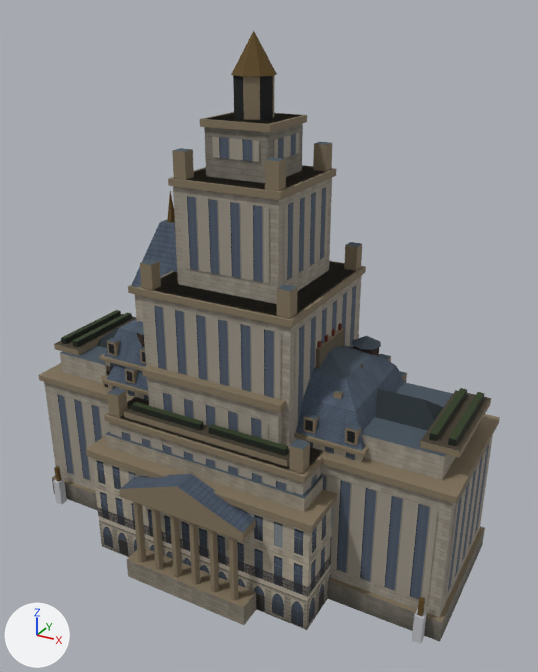
A saved change to the glTF model public/assets/city.glb.
The view is the same before and after, from a 50 mm lens placed at (47.9, -83.3, 73.3), pointed at (2.8, -1.4, 32.4). Arrows for +X, +Y and +Z are at lower left; the lights stay in place. The picture after the commit comes second. Objects named as collision shapes, trigger or cutter boxes, shadow casters or lower levels of detail are left out. Vertices at exactly the same position are counted once.

Names of what the first picture shows: 'belfry_lod0', 'deco_hall_lod0', 'deco_tower_lod0', 'dome_lod0', 'haussmann_step_lod0', 'haussmann_tall_lod0'.
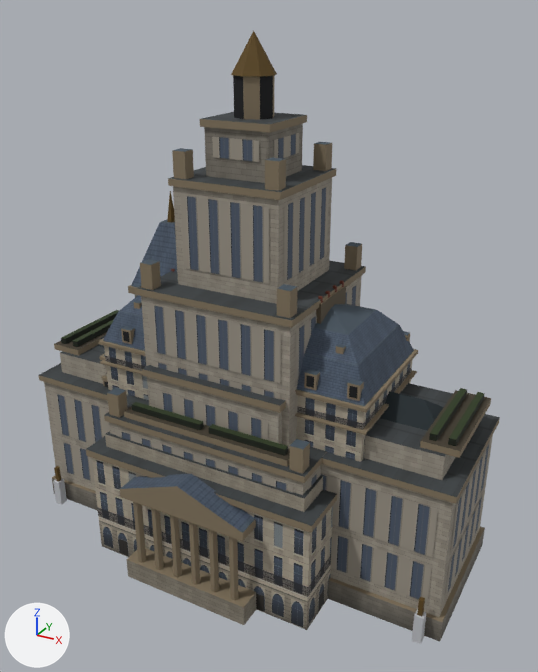
Boxes (x1, y1, x2, y2) around the edits, measured in the pictures (538 x 672 px; the box of a moved part takes in the faces that stretch with it):
'haussmann_tall_lod0', reshaped
    before: (102, 324, 407, 462)
    after: (98, 269, 418, 462)
part 1 of me_haussmann_tall_lod0, moved or reshaped
    before: (102, 376, 369, 457)
    after: (98, 338, 418, 413)
part 2 of me_haussmann_tall_lod0, moved or reshaped (not visible before)
    after: (100, 359, 417, 435)
part 3 of me_haussmann_tall_lod0, moved or reshaped
    before: (107, 345, 406, 451)
    after: (103, 295, 414, 406)
part 4 of me_haussmann_tall_lod0, moved or reshaped (not visible before)
    after: (134, 300, 142, 309)
part 5 of me_haussmann_tall_lod0, moved or reshaped
    before: (334, 389, 344, 399)
    after: (335, 344, 346, 354)
part 6 of me_haussmann_tall_lod0, moved or reshaped
    before: (125, 367, 138, 384)
    after: (121, 326, 135, 344)
part 7 of me_haussmann_tall_lod0, moved or reshaped
    before: (126, 371, 133, 382)
    after: (123, 331, 129, 342)
part 8 of me_haussmann_tall_lod0, deleted (mostly hidden)
    before: (303, 324, 407, 446)
part 9 of me_haussmann_tall_lod0, added
    after: (104, 280, 412, 453)
part 10 of me_haussmann_tall_lod0, surface changed
    both: (108, 385, 364, 462)
part 11 of me_deco_hall_lod0, recoloured
    both: (39, 346, 500, 497)
part 12 of me_deco_tower_lod0, added
    after: (148, 283, 359, 429)
part 13 of me_deco_tower_lod0, recoloured
    both: (105, 112, 366, 477)
'haussmann_step_lod0', unchanged, covered by the edit
    before: (99, 319, 146, 379)
    after: (99, 354, 108, 380)

The change, as a diff of the scene's bpy script:
```diff
--- a/public/assets/city.glb.py
+++ b/public/assets/city.glb.py
@@ me_haussmann_tall_lod0 @@
-me_haussmann_tall_lod0.from_pydata(...)  # 478 vertices, 586 faces; spans x -20.6..20.6, y -9.6..9.6, z 0.0..34.1
+me_haussmann_tall_lod0.from_pydata(...)  # 486 vertices, 602 faces; spans x -20.6..20.6, y -9.6..9.6, z 0.0..40.3
+# me_haussmann_tall_lod0 part 1: the loose piece of 8 vertices spanning x -20.5..20.5, y -9.6..9.6, z 23.1..23.6 is moved by (0.0, 0.0, 6.2)
+# me_haussmann_tall_lod0 part 2: the loose piece of 8 vertices spanning x -20.6..20.6, y -9.6..9.6, z 20.0..20.3 is moved by (0.0, 0.0, 6.2)
+# me_haussmann_tall_lod0 part 3: the loose piece of 14 vertices spanning x -20.1..20.1, y -9.1..9.1, z 23.6..32.0 is moved by (0.0, 0.0, 6.2)
+# me_haussmann_tall_lod0 part 4: the loose piece of 8 vertices spanning x -16.0..-15.0, y -6.6..-5.6, z 28.1..29.4 is moved by (0.0, 0.0, 6.2)
+# me_haussmann_tall_lod0 part 5: the loose piece of 8 vertices spanning x 15.0..16.0, y -6.6..-5.6, z 28.1..29.4 is moved by (0.0, 0.0, 6.2)
+# me_haussmann_tall_lod0 part 6: the loose piece of 8 vertices spanning x -16.5..-14.9, y -9.1..-7.8, z 24.1..26.2 is moved by (0.0, 0.0, 6.2)
+# me_haussmann_tall_lod0 part 7: the loose piece of 4 vertices spanning x -16.2..-15.2, y -9.1, z 24.4..25.9 is moved by (0.0, 0.0, 6.2)
+# me_haussmann_tall_lod0 part 8: 31 loose pieces with 224 vertices, spanning x -11.6..19.4, y -9.1..9.1, z 24.1..34.1, are deleted
+# me_haussmann_tall_lod0 part 9: 192 vertices added at x -20.0..20.0, y -9.1..9.1, z 26.3..40.3
+# me_haussmann_tall_lod0 part 10: 8 kept faces spanning x -20.0..20.0, y -9.0..9.0, z 20.1..23.2 get new texture (UV) coordinates
+# other edits to the shape of me_haussmann_tall_lod0 do not show in these pictures
 me_haussmann_tall_lod0.materials.append(mat_m_city)
@@ me_deco_hall_lod0 @@
-me_deco_hall_lod0.from_pydata(...)  # 352 vertices, 458 faces; spans x -32.6..32.6, y -12.5..12.5, z 0.0..38.3
+me_deco_hall_lod0.from_pydata(...)  # 384 vertices, 474 faces; spans x -32.6..32.6, y -12.5..12.5, z 0.0..38.3
+# me_deco_hall_lod0 part 11: 8 kept faces spanning x -32.5..32.5, y -12.5..12.5, z 21.9..33.5 get new vertex colours; the middle colour goes from brown #82745d to greyish blue #5c697a
+# edits to the shape of me_deco_hall_lod0 do not show in these pictures
 me_deco_hall_lod0.materials.append(mat_m_city)
@@ me_deco_tower_lod0 @@
-me_deco_tower_lod0.from_pydata(...)  # 424 vertices, 528 faces; spans x -15.4..15.4, y -15.4..15.4, z 0.0..71.0
+me_deco_tower_lod0.from_pydata(...)  # 456 vertices, 544 faces; spans x -15.4..15.4, y -15.4..15.4, z 0.0..71.0
+# me_deco_tower_lod0 part 12: 16 vertices added at x -11.1..11.1, y -11.1..11.1, z 29.8..31.2
+# me_deco_tower_lod0 part 13: 16 kept faces spanning x -15.4..15.4, y -15.4..15.4, z 22.0..61.0 get new vertex colours
+# other edits to the shape of me_deco_tower_lod0 do not show in these pictures
 me_deco_tower_lod0.materials.append(mat_m_city)
```
